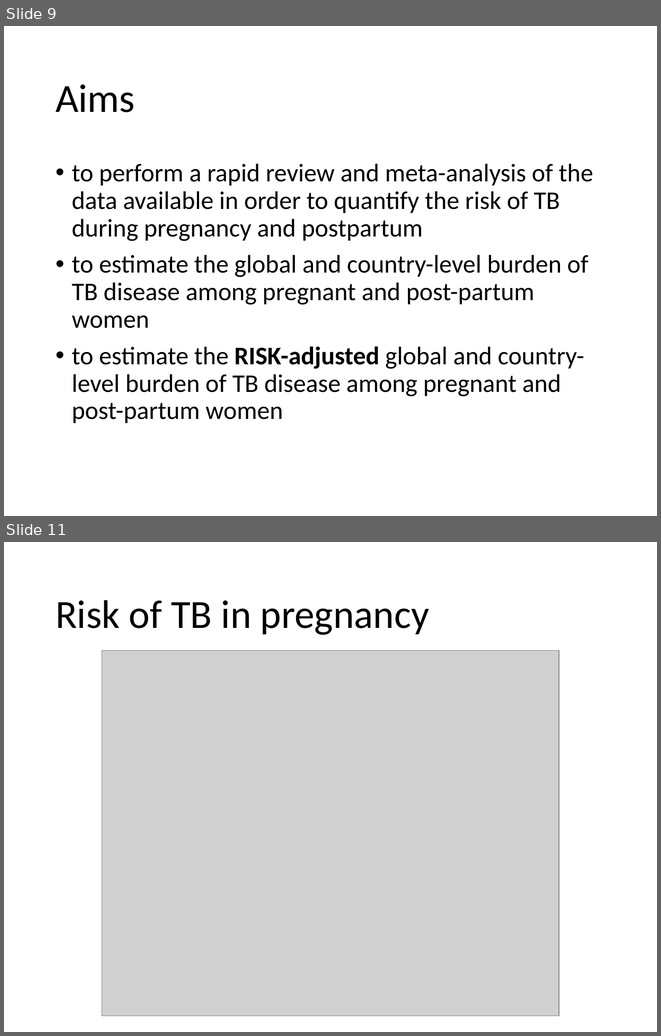
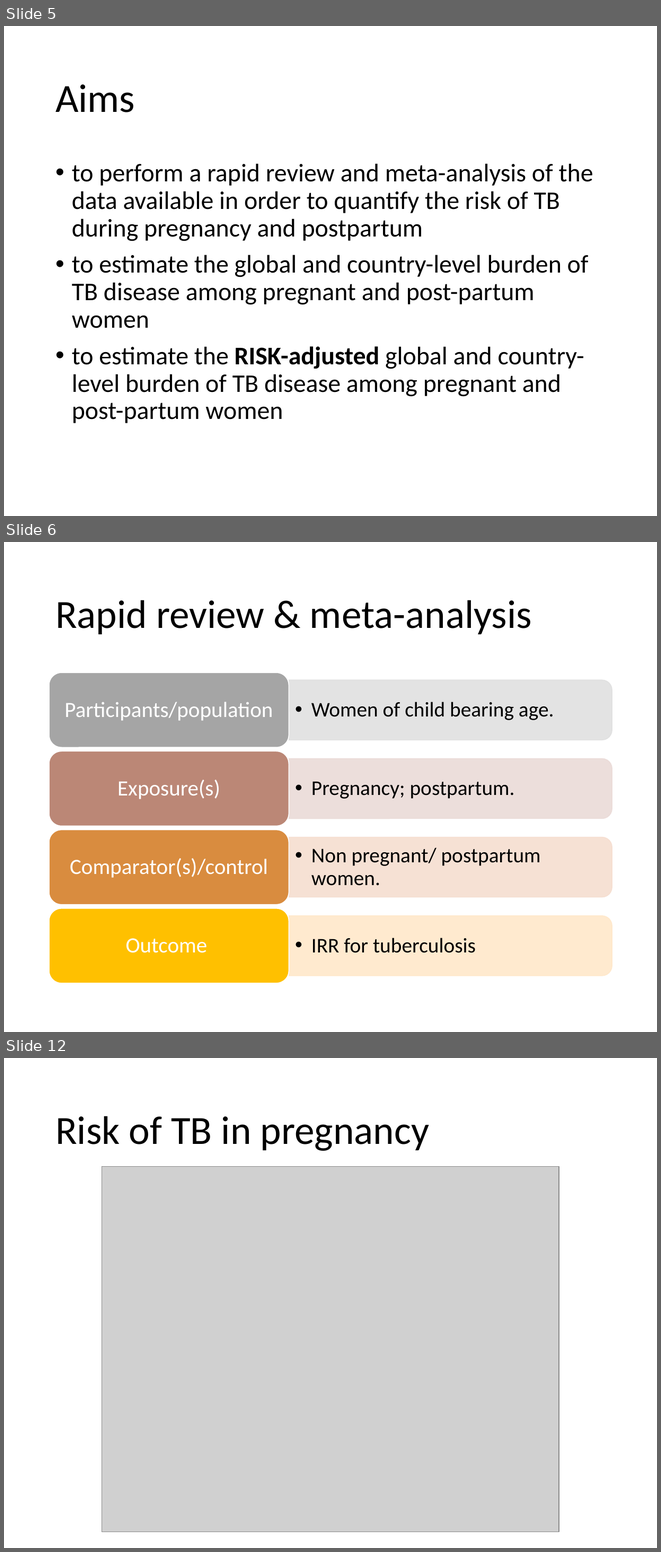
Before and after one commit to petedodd/pregtb, a slide deck: outdata/Revisiting the burden of TB in pregnant and post-partum women2.pptx. Shown one above the other, each under a label of ours: slides 9 and 11 before the commit, slides 5, 6 and 12 after it; the slides between them are not shown. The pictures are 661x1036 and 661x1552 pixels, drawn with LibreOffice and Linux fonts; fonts in the diff are those of the drawing; grey boxes stand for pictures. Boxes give left, top, right and bottom in pixels: in the first picture for what was removed or moved away, otherwise in the second. Text is boxed around its words. In the diff, an @@ line names an element or a change of style, - is before the commit and + after.

```diff
--- a/outdata/Revisiting the burden of TB in pregnant and post-partum women2.pptx
+++ b/outdata/Revisiting the burden of TB in pregnant and post-partum women2.pptx
@@ slide 6 added at <box>4,542,657,1032</box>, background #FFFFFF @@
@@ title added at <box>55,600,532,634</box>, 44 pt, text #000000 @@
+Rapid review & meta-analysis
@@ group added at <box>49,672,612,983</box>: 8 texts, 4 round same rects, 4 rounded rectangles @@
+  •• Women of child bearing age.
+Participants/population
+  •• Pregnancy; postpartum.
+Exposure(s)
+  •• Non pregnant/ postpartum women.
+Comparator(s)/control
+  •• IRR for tuberculosis
+Outcome
@@ what was slide 9 is now slide 5 @@
@@ what was slide 11 is now slide 12 @@
```
Also in this commit, not shown: 4 slides changed, 6 other slides added, 6 slides removed, 33 other files.
